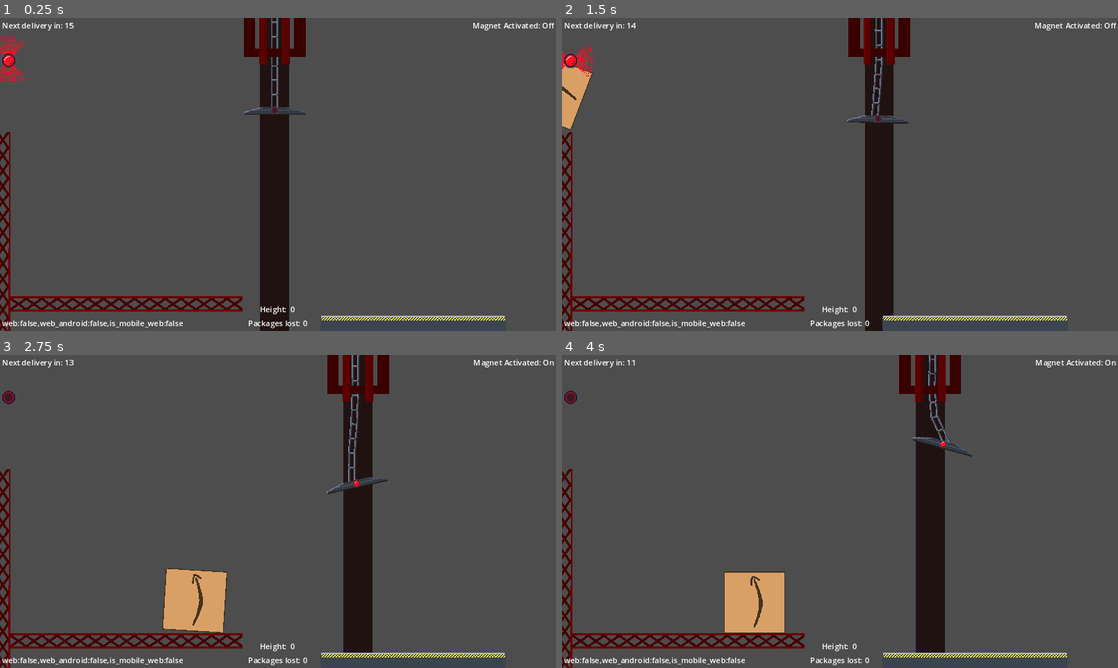
Above: before the commit, frames 1-4 (two rows, left to right).
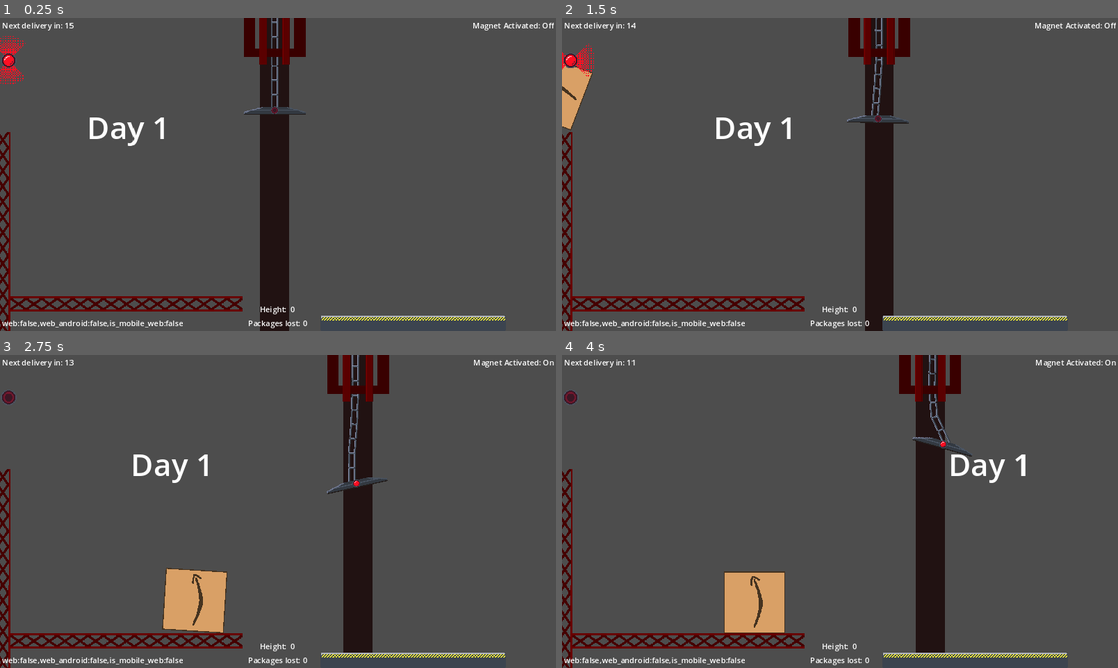
Above: after the commit, the same moments.

Repository: nanodeath/tippy-towers
Game: Godot game, scene res://game.tscn
Same seed, same stepped clock (60 frames per second), same inputs: the game is played once before the commit and once after it. The engine's default icon, where the game draws it, is replaced by a stand-in: a white triangle on a blue panel in a dark square.
Inputs:
- Up to frame 1 (0.25 s): no input
- Up to frame 2 (1.5 s): hold D (move_right) 0.53-1.28 s; tap Space (toggle_magnet) at 0.6, 1.35 s; hold S (move_down) from 1.28 s (still down)
- Up to frame 3 (2.75 s): release S (move_down) at 2.03 s; hold D (move_right) from 2.03 s (still down); tap Space (toggle_magnet) at 2.1 s
- Up to frame 4 (4 s): release D (move_right) at 2.78 s; hold W (move_up) 2.78-3.53 s; tap Space (toggle_magnet) at 2.85, 3.6 s; hold A (move_left) from 3.53 s (still down)

The runs differ from the first frame. In frame 1, 0.4% of the frame differs, in the area x 16-30%, y 31-41%; in frame 2, 0.4%; in frame 3, 0.4%; in frame 4, 0.4%, in the area x 70-84%, y 31-41%.

Commit message:
Adding day_flythrough.gd.

Diff:
--- a/tippy-towers/game.tscn
+++ b/tippy-towers/game.tscn
@@ -19,6 +19,7 @@
 [ext_resource type="Texture2D" uid="uid://dffwuwa1tykyk" path="res://art/chalk_x_2.png" id="8_2q1k6"]
 [ext_resource type="PackedScene" uid="uid://b016ebofn2m51" path="res://scenes/junk/box_128_64.tscn" id="8_jedqf"]
 [ext_resource type="PackedScene" uid="uid://c4can45bm31l1" path="res://scenes/junk/box_64_64.tscn" id="9_hseeu"]
+[ext_resource type="Script" path="res://scripts/ui/day_flythrough.gd" id="11_bd1tt"]
 [ext_resource type="Texture2D" uid="uid://ddne6po0kqwal" path="res://art/girder.png" id="12_0yopg"]
 [ext_resource type="Script" path="res://scripts/package_lost_zone.gd" id="14_runno"]
 [ext_resource type="Script" path="res://scripts/spawner_group.gd" id="19_rpvsw"]
@@ -345,6 +346,25 @@
 offset_bottom = 435.0
 texture = ExtResource("8_2q1k6")
 
+[node name="DayFlythrough" type="RichTextLabel" parent="CanvasLayer"]
+anchors_preset = 8
+anchor_left = 0.5
+anchor_top = 0.5
+anchor_right = 0.5
+anchor_bottom = 0.5
+offset_left = -64.0
+offset_top = -33.5
+offset_right = 64.0
+offset_bottom = 33.5
+grow_horizontal = 2
+grow_vertical = 2
+theme_override_font_sizes/normal_font_size = 64
+text = "Day 1"
+fit_content = true
+scroll_active = false
+autowrap_mode = 0
+script = ExtResource("11_bd1tt")
+
 [node name="CameraTarget" type="Marker2D" parent="."]
 unique_name_in_owner = true
 position = Vector2(576, 224)
--- a/tippy-towers/scripts/day_manager.gd
+++ b/tippy-towers/scripts/day_manager.gd
@@ -13,8 +13,8 @@
 	emit_signal("new_day", current_day)
 
 func _package_spawned(count: int):
+	var game = get_node("/root/Game") as Game
 	var calculated_day: int = count / packages_per_day
-	print("_package_spawned: ", count, " calculated day: ", calculated_day)
-	if current_day != calculated_day:
+	if current_day != calculated_day and not game.is_game_over:
 		current_day = calculated_day
 		emit_signal("new_day", current_day)
--- /dev/null
+++ b/tippy-towers/scripts/ui/day_flythrough.gd
@@ -0,0 +1,20 @@
+class_name DayFlythrough extends RichTextLabel
+
+@onready var day_manager = %DayManager
+
+func _ready():
+	trigger(day_manager.current_day + 1)
+	day_manager.new_day.connect(func(d): trigger(d+1))
+
+func trigger(day: int):
+	text = "Day " + str(day)
+	var width := get_content_width()
+	var viewport_size := get_viewport().size as Vector2i
+	global_position = Vector2(-width, viewport_size.y / 2 - get_content_height() / 2)
+	var center_position := Vector2(viewport_size.x / 2 - width / 2 , global_position.y)
+	var final_position := Vector2(global_position.x + viewport_size.x + width, global_position.y)
+
+	var tween = create_tween().set_trans(Tween.TRANS_BACK)
+	tween.tween_property(self, "position", center_position, 1.25).set_ease(Tween.EASE_OUT)
+	tween.tween_interval(1.0)
+	tween.tween_property(self, "position", final_position, 1).set_ease(Tween.EASE_IN)
Not shown: 1 places in tippy-towers/game.tscn that only renumber resources
